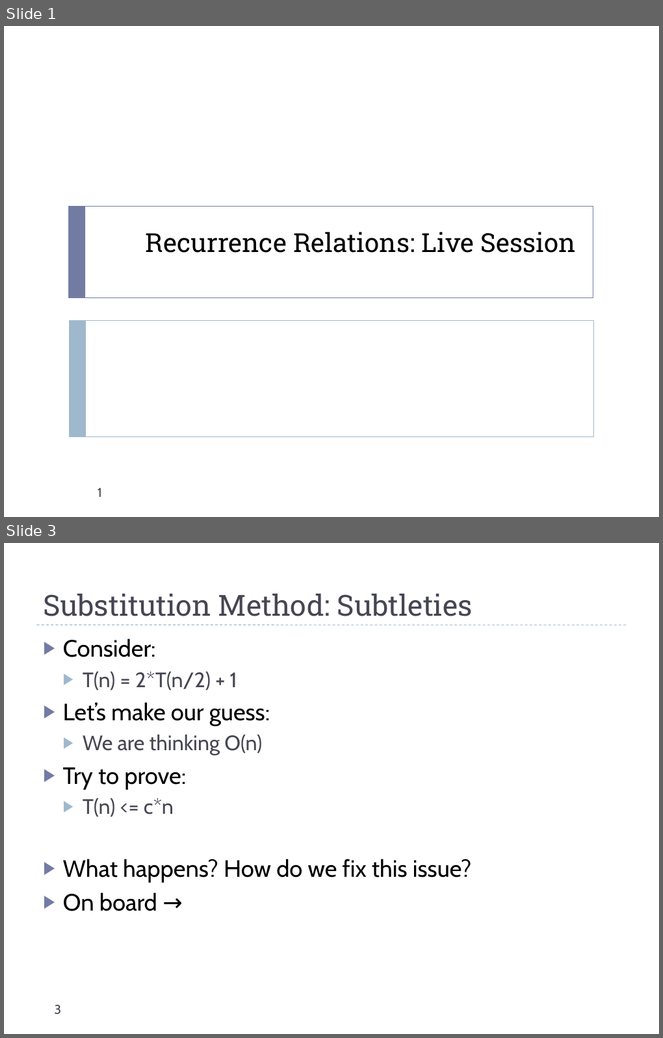
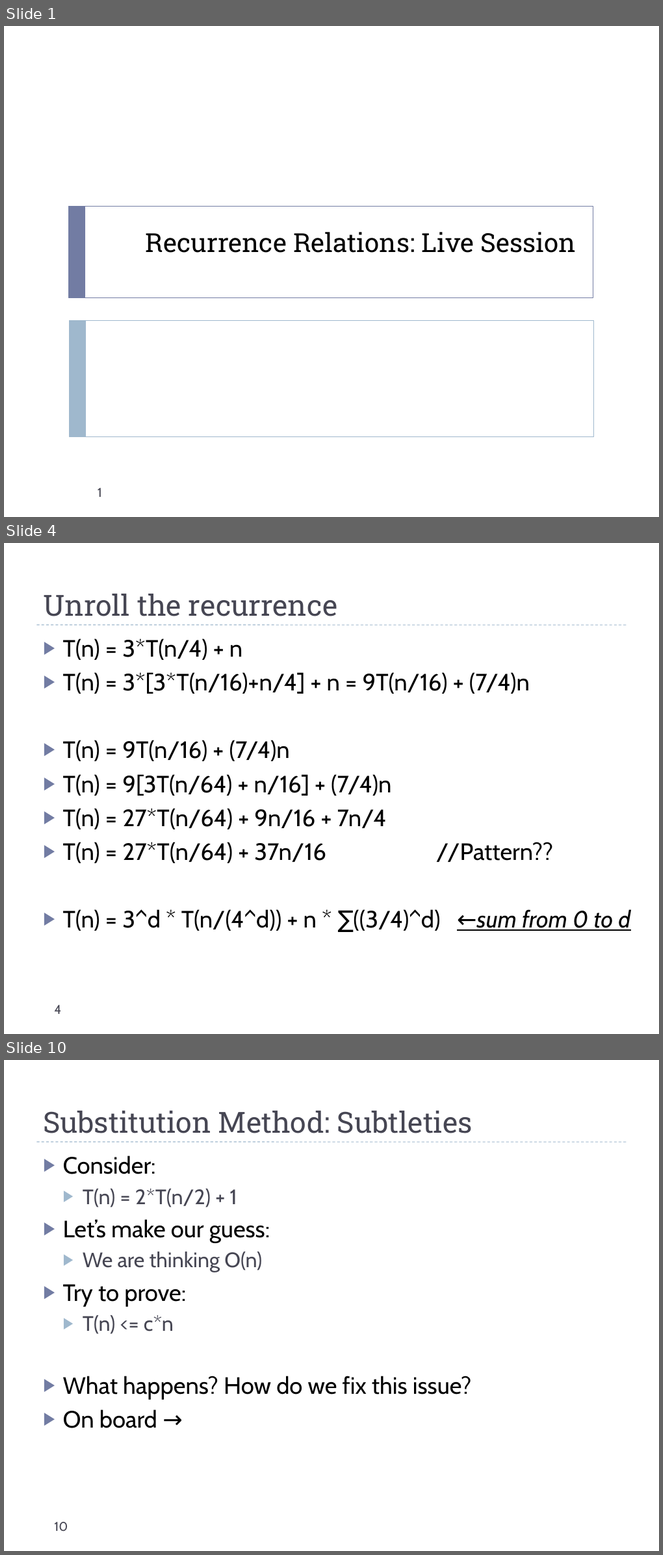
Before and after one commit to uva-cs/cs4102-f21, a slide deck: slides/recurrences_live.pptx. Shown one above the other, each under a label of ours: slides 1 and 3 before the commit, slides 1, 4 and 10 after it; the slides between them are not shown. The pictures are 663x1038 and 663x1555 pixels, drawn with LibreOffice and Linux fonts; fonts in the diff are those of the drawing. Boxes give left, top, right and bottom in pixels: in the first picture for what was removed or moved away, otherwise in the second. Text is boxed around its words. In the diff, an @@ line names an element or a change of style, - is before the commit and + after.

```diff
--- a/slides/recurrences_live.pptx
+++ b/slides/recurrences_live.pptx
@@ slide 4 added at [4,543,659,1034], background #FFFFFF; not listed: 1 template element that a slide beside it also shows @@
@@ title added at [43,594,337,616], 32 pt, text #464653 @@
+Unroll the recurrence
@@ text added at [63,639,631,932], 26 pt, text #000000 @@
+▶ T(n) = 3*T(n/4) + n
+▶ T(n) = 3*[3*T(n/16)+n/4] + n = 9T(n/16) + (7/4)n
+▶ T(n) = 9T(n/16) + (7/4)n
+▶ T(n) = 9[3T(n/64) + n/16] + (7/4)n
+▶ T(n) = 27*T(n/64) + 9n/16 + 7n/4
+▶ T(n) = 27*T(n/64) + 37n/16 //Pattern??
+▶ T(n) = 3^d * T(n/(4^d)) + n * ∑((3/4)^d) ←sum from 0 to d
@@ page number added at [54,1005,61,1014], 14 pt, text #464653 @@
+4
@@ what was slide 3 is now slide 10 @@
@@ page number at [54,1522,68,1532]: text changed @@
-3
+10
```
Also in this commit, not shown: 3 slides changed, 12 other slides added, 1 slide removed, 1 other file.
